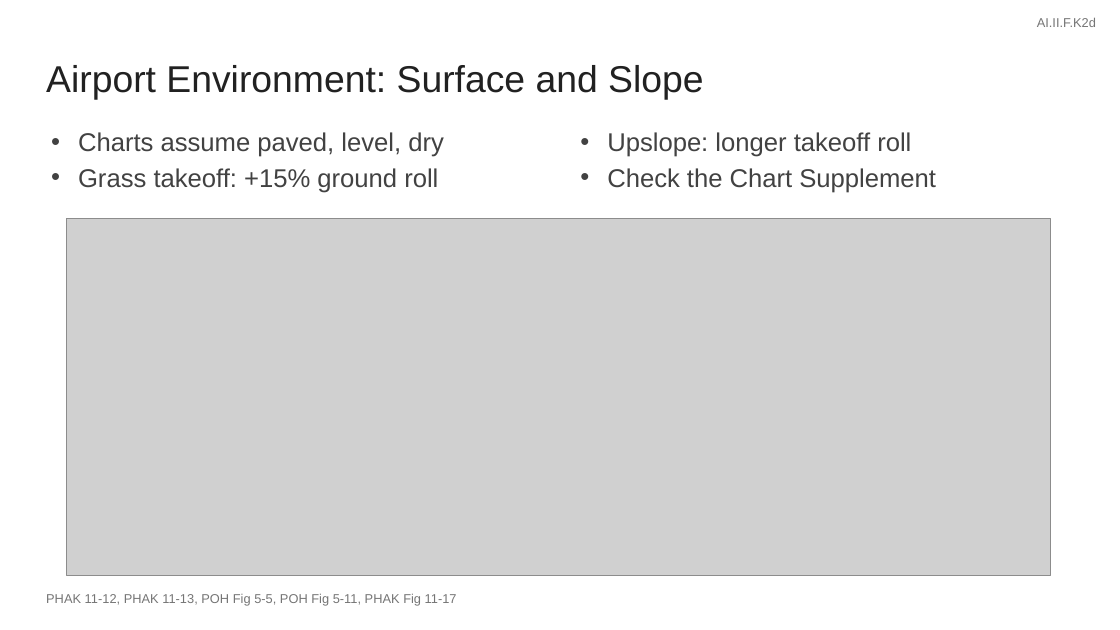
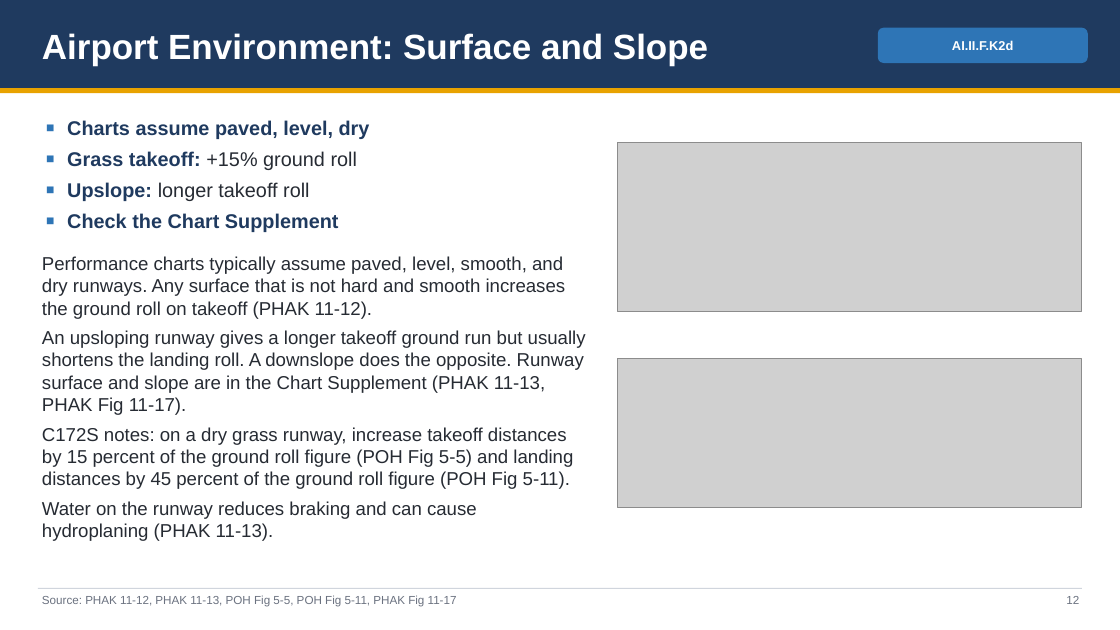
Before and after one commit to greenleeezekial1-glitch/Claude, a slide deck: slide 12 of Area II - Technical Subject Areas/II.F Performance and Limitations - Slides.pptx (slide 11 before the commit). Drawn at 1120x630 pixels with LibreOffice and Linux fonts; fonts in the diff are those of the drawing; grey boxes stand for pictures. Boxes give left, top, right and bottom in pixels: in the first picture for what was removed or moved away, otherwise in the second. Text is boxed around its words. In the diff, an @@ line names an element or a change of style, - is before the commit and + after.

```diff
--- a/Area II - Technical Subject Areas/II.F Performance and Limitations - Slides.pptx
+++ b/Area II - Technical Subject Areas/II.F Performance and Limitations - Slides.pptx
@@ rectangle added at [0, 0, 1120, 88], fill #1F3A5F @@
@@ text "Airport Environment: Surface and Slope": place and size @@
-text "Airport Environment: Surface and Slope" at [46, 65, 703, 100]
+text "Airport Environment: Surface and Slope" at [42, 33, 708, 66]
@@ text "Airport Environment: Surface and Slope" at [42, 33, 708, 66]: size 32 to 30 pt, text colour #212121 to #FFFFFF, bold on; less space between paragraphs @@
@@ rounded rectangle "AI.II.F.K2d": place and size @@
-rounded rectangle "AI.II.F.K2d" at [1037, 17, 1096, 27]
+rounded rectangle "AI.II.F.K2d" at [878, 28, 1088, 63]
@@ rounded rectangle "AI.II.F.K2d" at [878, 28, 1088, 63]: text colour #757575 to #FFFFFF, bold on; alignment right to centre; less space between paragraphs; vertical alignment top to middle; fill none to #2E75B6 @@
@@ rectangle added at [0, 88, 1120, 93], fill #E8A200 @@
@@ text added at [42, 120, 586, 541], 16 pt, text #262B33 @@
+■ Charts assume paved, level, dry
+■ Grass takeoff: +15% ground roll
+■ Upslope: longer takeoff roll
+■ Check the Chart Supplement
+Performance charts typically assume paved, level, smooth, and dry runways. Any surface that is not hard and smooth increases the ground roll on takeoff (PHAK 11-12).
+An upsloping runway gives a longer takeoff ground run but usually shortens the landing roll. A downslope does the opposite. Runway surface and slope are in the Chart Supplement (PHAK 11-13, PHAK Fig 11-17).
+C172S notes: on a dry grass runway, increase takeoff distances by 15 percent of the ground roll figure (POH Fig 5-5) and landing distances by 45 percent of the ground roll figure (POH Fig 5-11).
+Water on the runway reduces braking and can cause hydroplaning (PHAK 11-13).
@@ text removed at [78, 132, 444, 193] @@
-• Charts assume paved, level, dry
-• Grass takeoff: +15% ground roll
@@ text removed at [607, 132, 936, 193] @@
-• Upslope: longer takeoff roll
-• Check the Chart Supplement
@@ picture: place and size @@
-picture at [67, 218, 1051, 576]
+picture at [618, 143, 1082, 312]
@@ picture added at [618, 359, 1082, 507] @@
@@ rectangle added at [38, 588, 1082, 589], fill #D0D5DD @@
@@ text at [42, 595, 457, 607]: text changed; size 11 to 10 pt; text colour #757575 to #6B7280 @@
-PHAK 11-12, PHAK 11-13, POH Fig 5-5, POH Fig 5-11, PHAK Fig 11-17
+Source: PHAK 11-12, PHAK 11-13, POH Fig 5-5, POH Fig 5-11, PHAK Fig 11-17
@@ text added at [1066, 596, 1079, 604], 10 pt, text #6B7280 @@
+12
```
Also in this commit, not shown: 41 other slides changed, 8 slides added, 12 other files.
